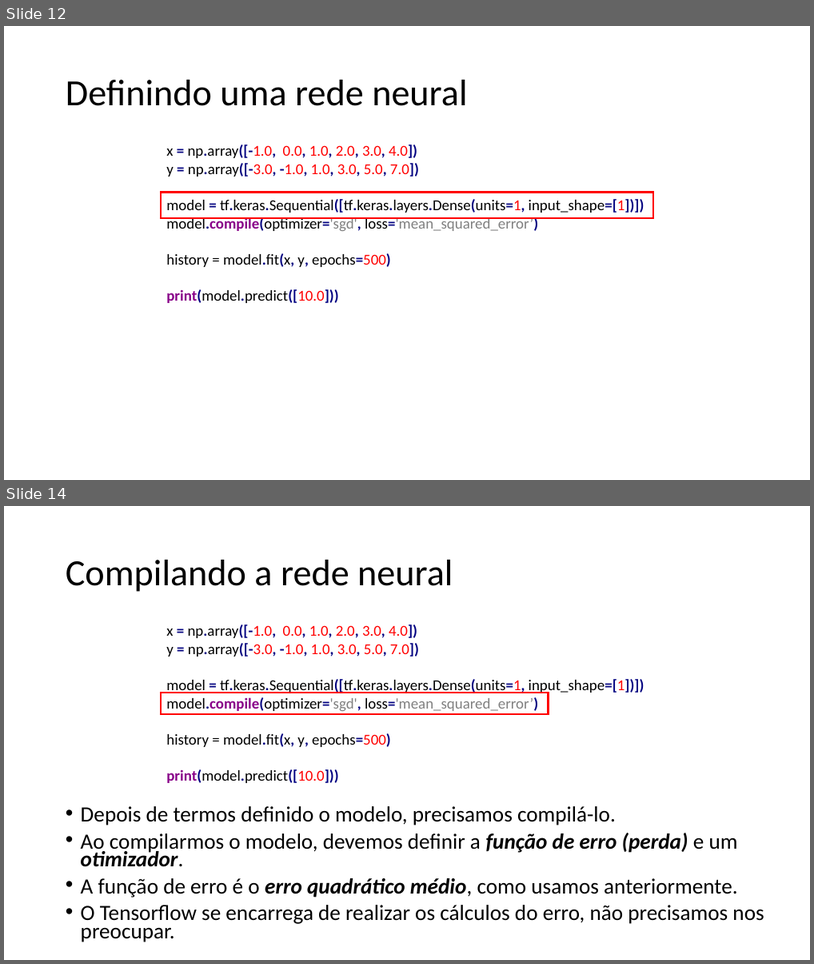
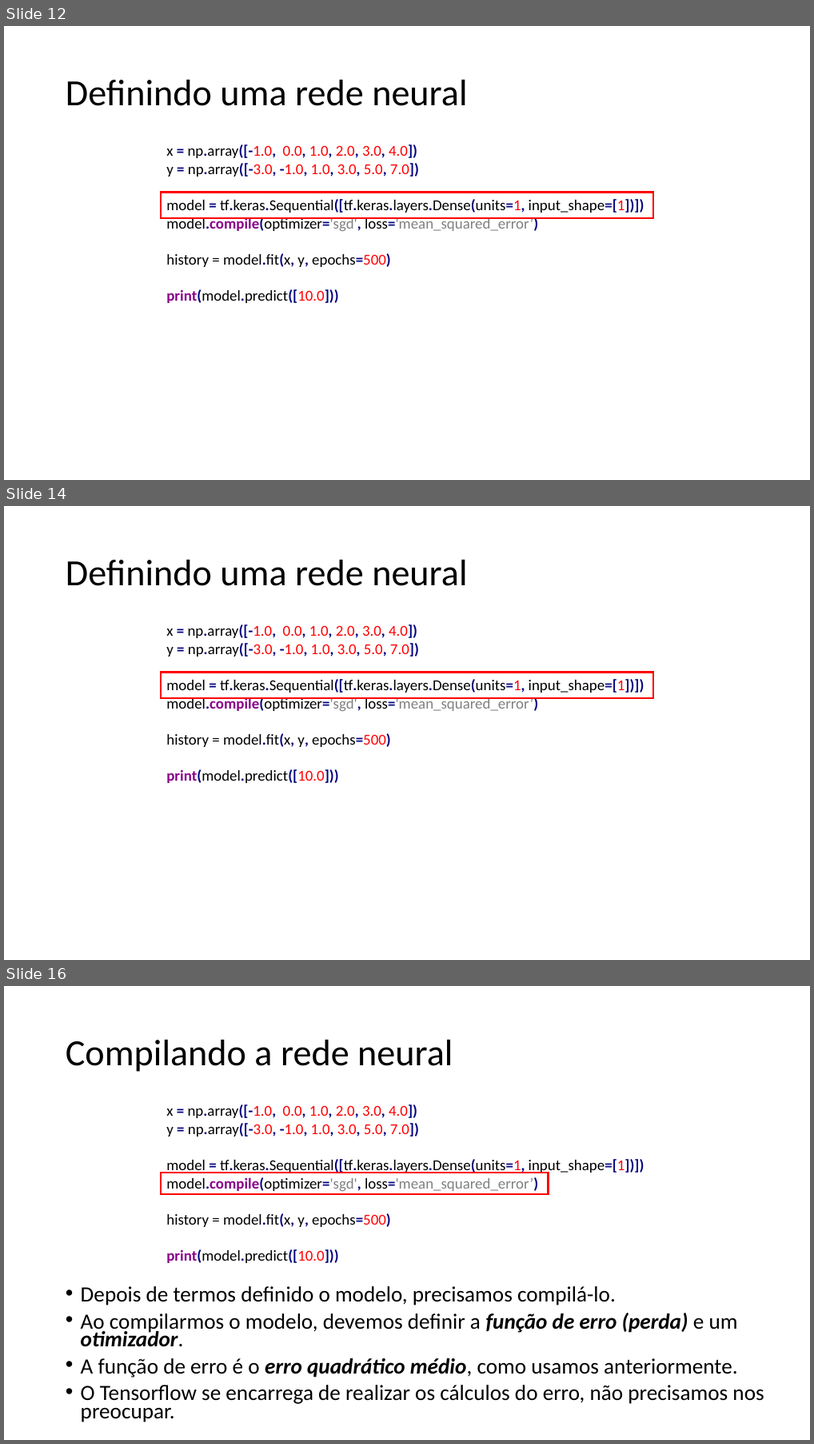
Before and after one commit to zz4fap/tp557-iot-ml, a slide deck: slides/TP557_7_Regressão_com_DNNs.pptx. Shown one above the other, each under a label of ours: slides 12 and 14 before the commit, slides 12, 14 and 16 after it; the slides between them are not shown. The pictures are 814x964 and 814x1444 pixels, drawn with LibreOffice and Linux fonts; fonts in the diff are those of the drawing; grey boxes stand for pictures. Boxes give left, top, right and bottom in pixels: in the first picture for what was removed or moved away, otherwise in the second. Text is boxed around its words. In the diff, an @@ line names an element or a change of style, - is before the commit and + after.

```diff
--- a/slides/TP557_7_Regressão_com_DNNs.pptx
+++ b/slides/TP557_7_Regressão_com_DNNs.pptx
@@ slide 14 added at <box>4,506,810,960</box>, background #FFFFFF @@
@@ title added at <box>66,560,467,586</box>, 44 pt, text #000000 @@
+Definindo uma rede neural
@@ text added at <box>166,624,645,783</box>, 18 pt, text #000000 @@
+x = np.array([-1.0, 0.0, 1.0, 2.0, 3.0, 4.0])
+y = np.array([-3.0, -1.0, 1.0, 3.0, 5.0, 7.0])
+model = tf.keras.Sequential([tf.keras.layers.Dense(units=1, input_shape=[1])])
+model.compile(optimizer='sgd', loss='mean_squared_error’)
+history = model.fit(x, y, epochs=500)
+print(model.predict([10.0]))
@@ rectangle added at <box>161,672,654,698</box>, outline #FF0000 2.25 pt @@
@@ what was slide 14 is now slide 16 @@
```
Also in this commit, not shown: 1 slide changed, 1 other slide added, 1 other file.
